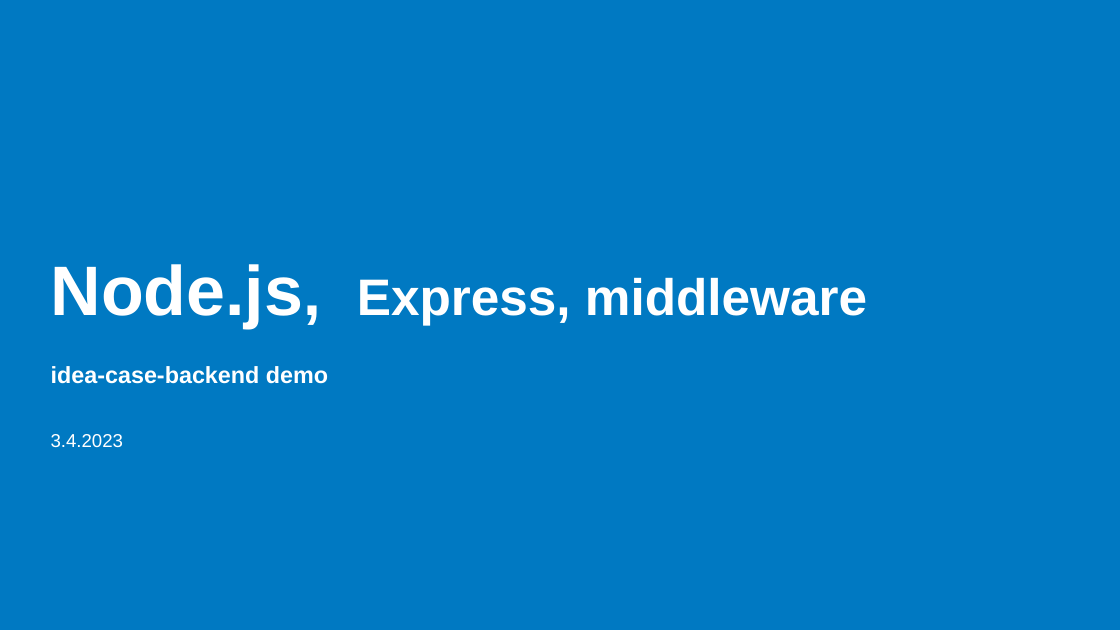
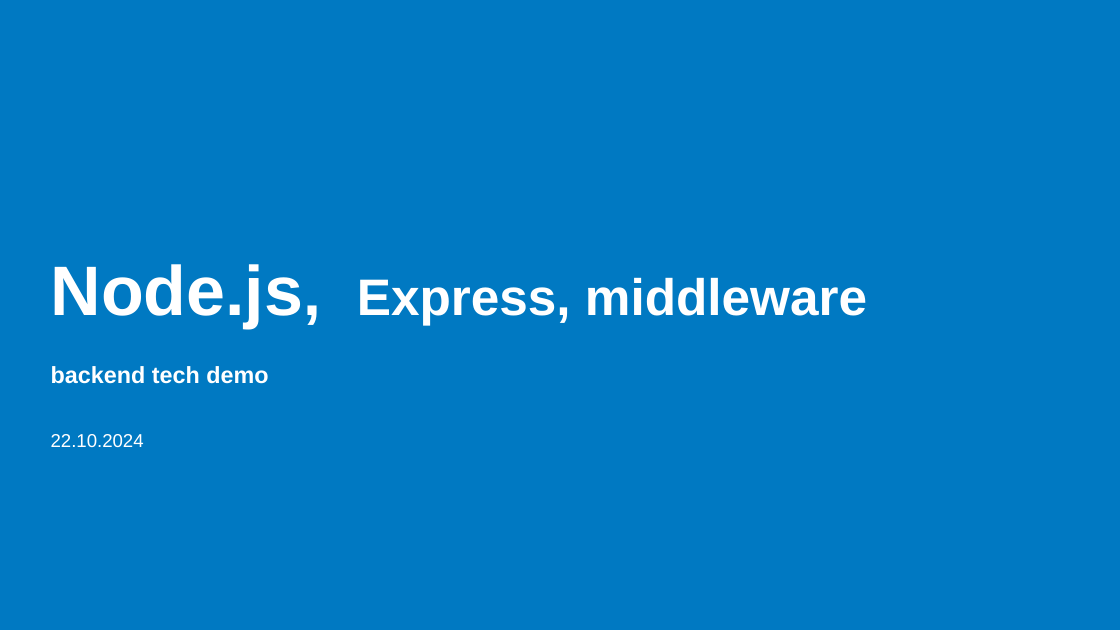
Before and after one commit to haagahelia/ohke-teknologiat, a slide deck: slide 1 of 05_es6_node/NodeJS_demo/02_nodejs/NodeJS.pptx. Drawn at 1120x630 pixels with LibreOffice and Linux fonts; fonts in the diff are those of the drawing; background and template pictures are left out. Boxes give left, top, right and bottom in pixels: in the first picture for what was removed or moved away, otherwise in the second. Text is boxed around its words. In the diff, an @@ line names an element or a change of style, - is before the commit and + after.

Commit message:
Upd docker info cmds, Node and Express information

```diff
--- a/05_es6_node/NodeJS_demo/02_nodejs/NodeJS.pptx
+++ b/05_es6_node/NodeJS_demo/02_nodejs/NodeJS.pptx
@@ text at [51, 366, 268, 384]: text changed @@
-idea-case-backend demo
+backend tech demo
@@ text at [51, 434, 144, 447]: text changed @@
-3.4.2023
+22.10.2024
```
Also in this commit, not shown: 8 other slides changed, 6 other files.
